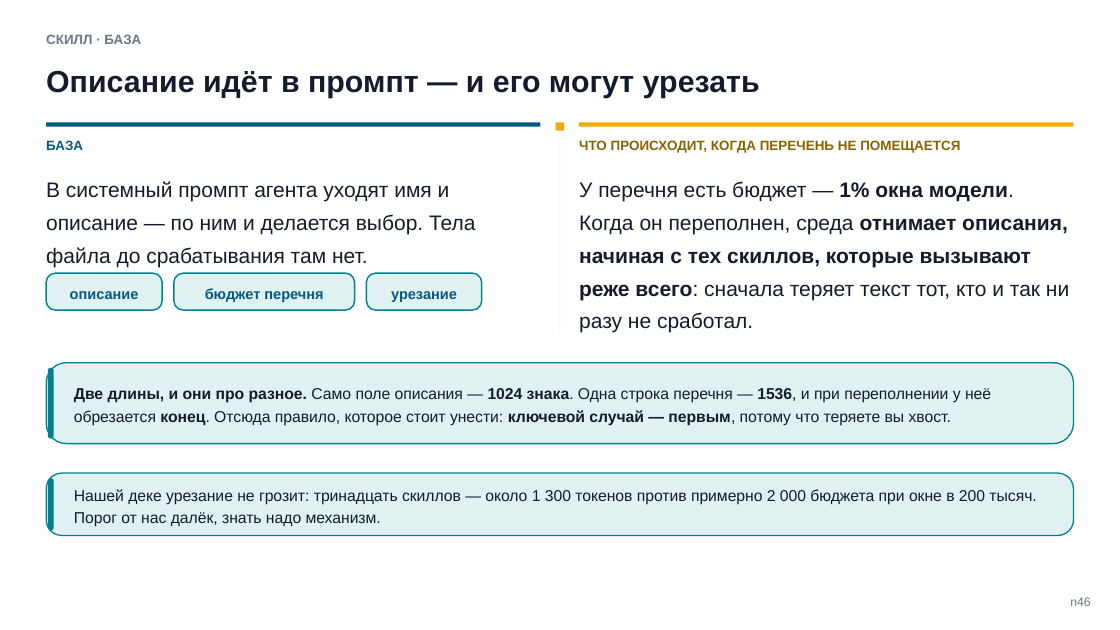
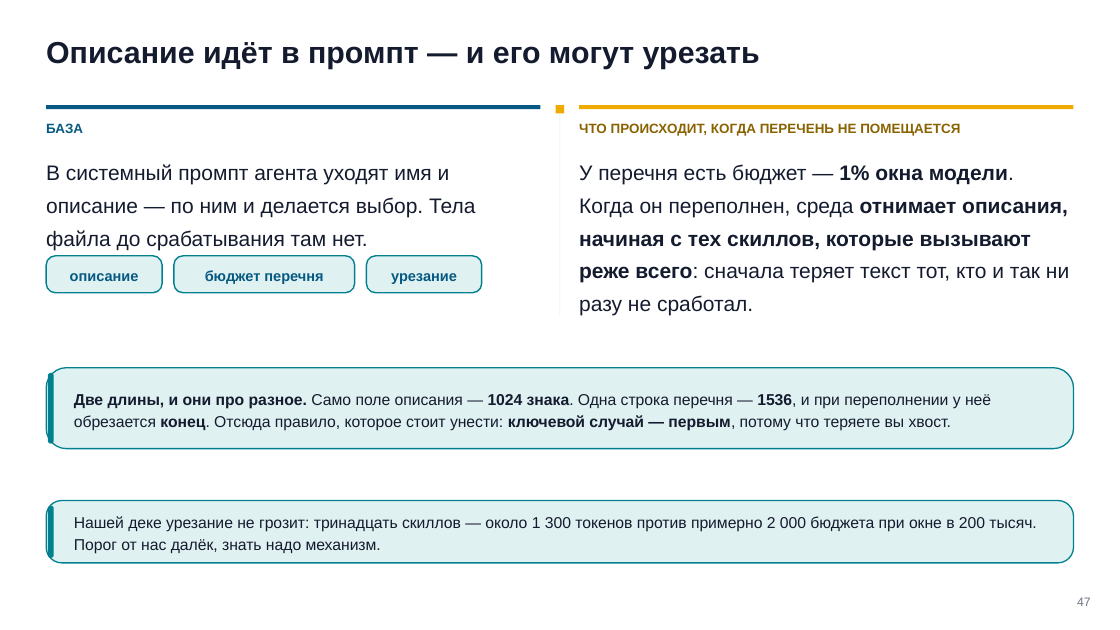
Before and after one commit to tellina-study/AI-usage-lessons, a slide deck: slide 47 of library/seminars/sem-05/rendered/sem-05.pptx. Drawn at 1120x630 pixels with LibreOffice and Linux fonts; fonts in the diff are those of the drawing. Boxes give left, top, right and bottom in pixels: in the first picture for what was removed or moved away, otherwise in the second. Text is boxed around its words. In the diff, an @@ line names an element or a change of style, - is before the commit and + after.

```diff
--- a/library/seminars/sem-05/rendered/sem-05.pptx
+++ b/library/seminars/sem-05/rendered/sem-05.pptx
@@ text "Описание идёт в промпт — ...": place and size @@
-text "Описание идёт в промпт — ..." at (46, 71, 760, 98)
+text "Описание идёт в промпт — ..." at (46, 42, 760, 70)
@@ text removed at (46, 34, 141, 44) @@
-СКИЛЛ · БАЗА
@@ 4 rectangles, 2 texts: place and size @@
-4 rectangles, 2 texts at (46, 123, 1073, 334)
+4 rectangles, 2 texts at (46, 105, 1073, 316)
@@ 5 texts, 3 rounded rectangles: place and size @@
-5 texts, 3 rounded rectangles at (46, 140, 960, 310)
+5 texts, 3 rounded rectangles at (46, 123, 960, 293)
@@ 2 rounded rectangles, 1 text: place and size @@
-2 rounded rectangles, 1 text at (46, 363, 1074, 444)
+2 rounded rectangles, 1 text at (46, 368, 1074, 449)
@@ rounded rectangle: place and size @@
-rounded rectangle at (46, 473, 1074, 535)
+rounded rectangle at (46, 501, 1074, 563)
@@ rounded rectangle: place and size @@
-rounded rectangle at (48, 478, 54, 530)
+rounded rectangle at (48, 506, 54, 558)
@@ text "Нашей деке урезание не грозит: ...": place and size @@
-text "Нашей деке урезание не грозит: ..." at (74, 489, 1036, 527)
+text "Нашей деке урезание не грозит: ..." at (74, 516, 1036, 554)
@@ text at (1077, 597, 1091, 606): text changed @@
-n46
+47
```
Also in this commit, not shown: 67 other slides changed, 6 other files.
